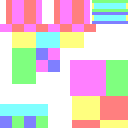
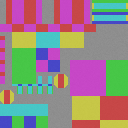
Layers edited between the first and the second (128, 128) image:
painted on "Zones" over (0, 36, 68, 104)
added layer "BaseNoise" (3%) above "BaseCol" over (0, 0, 128, 128)
added layer "BaseCol" above "Background" over (0, 0, 128, 128)
